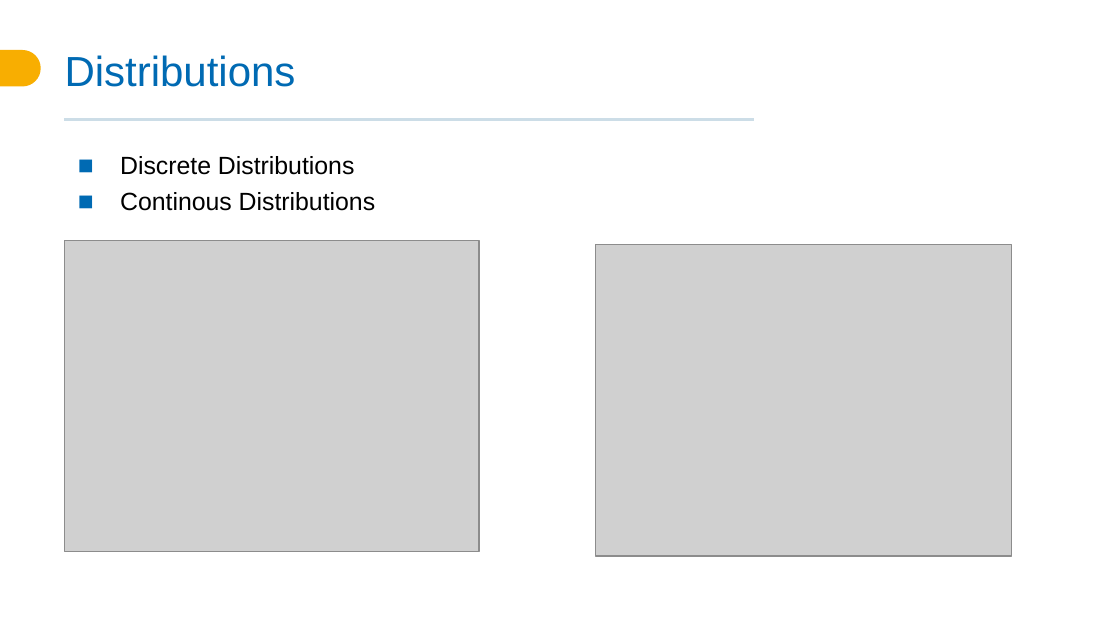
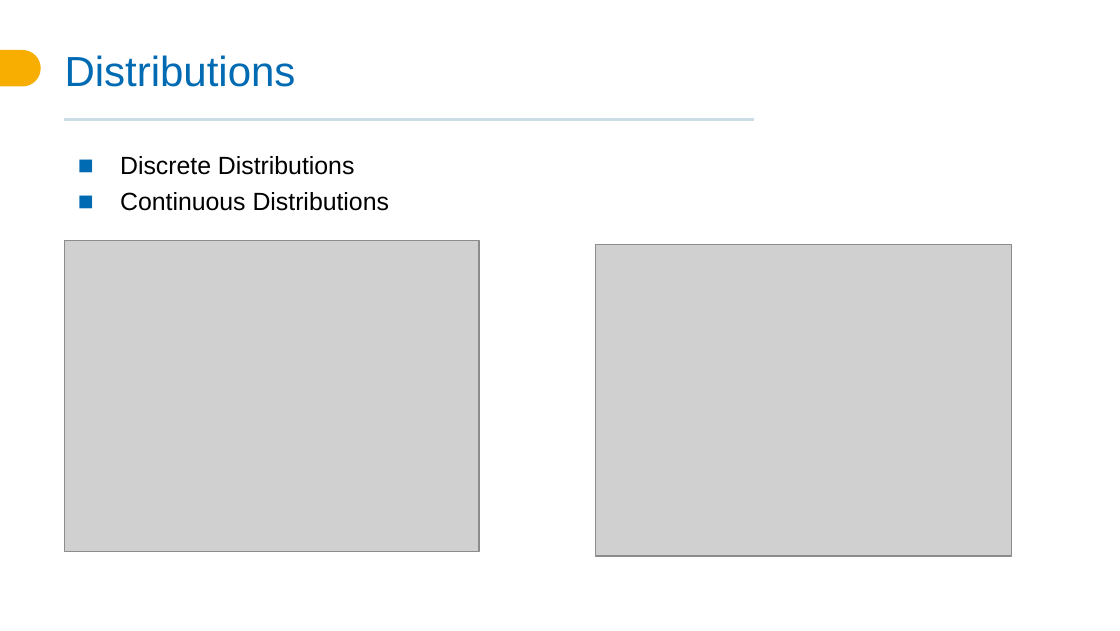
Before and after one commit to dietrichlab-cs/Programming_Intro, a slide deck: slide 3 of python/05_statistics_with_python/funWithStats.pptx. Drawn at 1120x631 pixels with LibreOffice and Linux fonts; fonts in the diff are those of the drawing; grey boxes stand for pictures; background and template pictures are left out. Boxes give left, top, right and bottom in pixels: in the first picture for what was removed or moved away, otherwise in the second. Text is boxed around its words. In the diff, an @@ line names an element or a change of style, - is before the commit and + after.

```diff
--- a/python/05_statistics_with_python/funWithStats.pptx
+++ b/python/05_statistics_with_python/funWithStats.pptx
@@ text at [120,192,390,211]: text changed @@
-◼ Continous Distributions
+◼ Continuous Distributions
```
Also in this commit, not shown: 4 other slides changed, 4 slides added, 5 other files.
